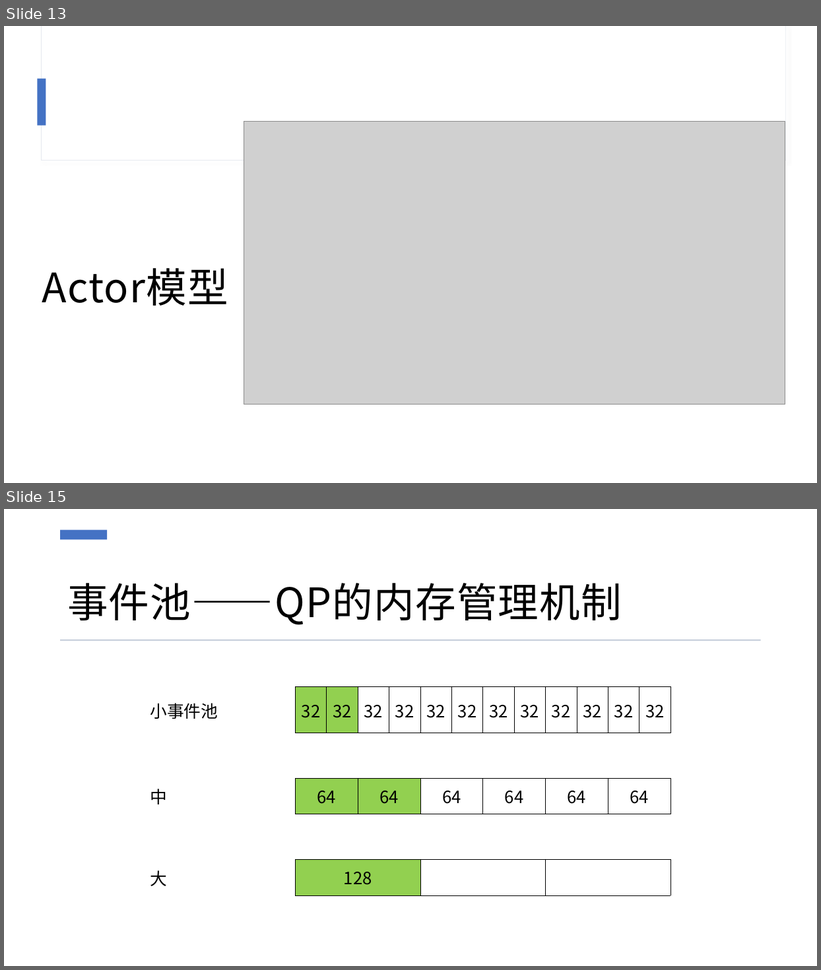
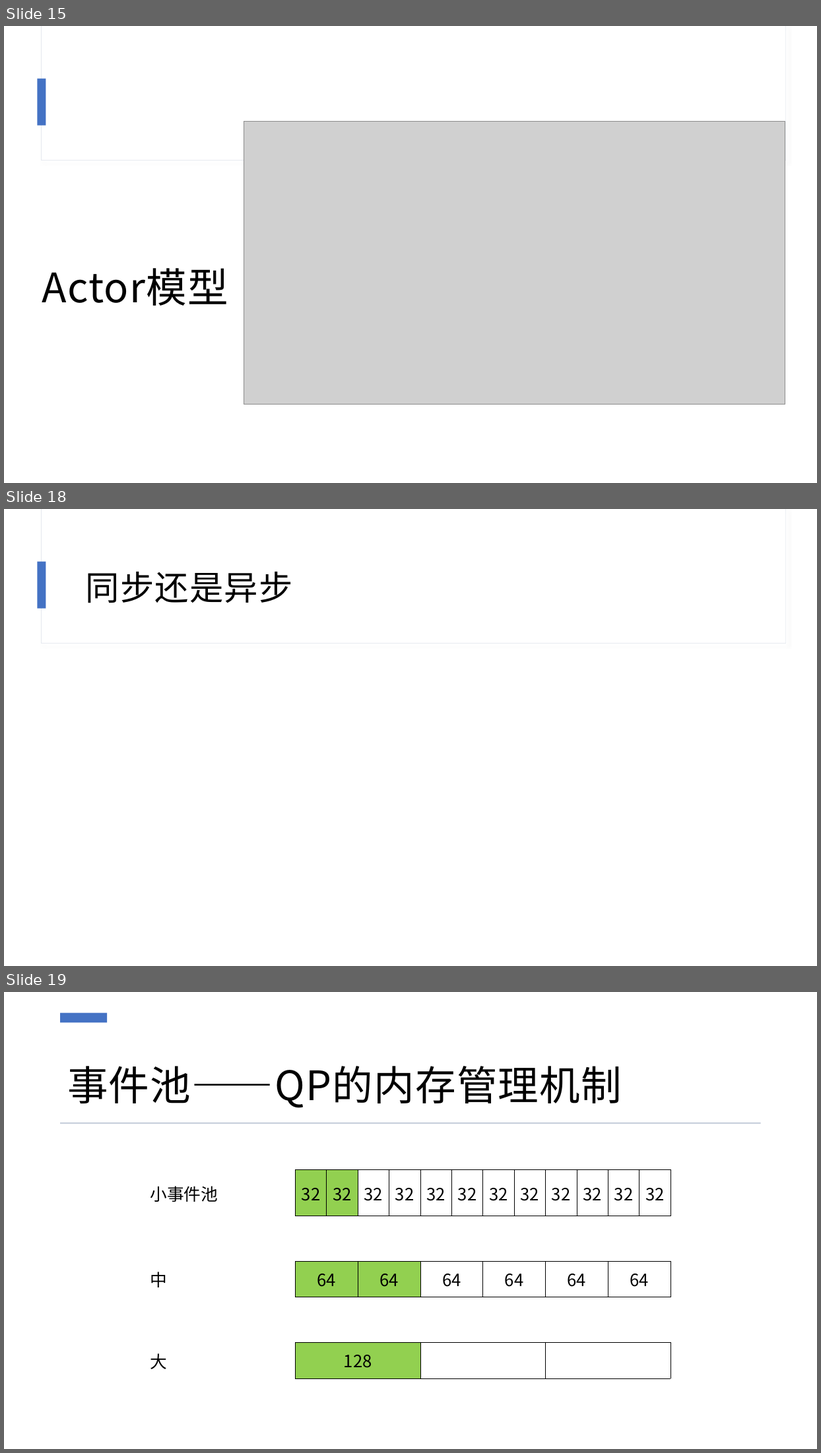
Before and after one commit to dreamdongbei/qpc-study, a slide deck: 资料/PPT.pptx. Shown one above the other, each under a label of ours: slides 13 and 15 before the commit, slides 15, 18 and 19 after it; the slides between them are not shown. The pictures are 821x970 and 821x1453 pixels, drawn with LibreOffice and Linux fonts; fonts in the diff are those of the drawing; grey boxes stand for pictures. Boxes give left, top, right and bottom in pixels: in the first picture for what was removed or moved away, otherwise in the second. Text is boxed around its words. In the diff, an @@ line names an element or a change of style, - is before the commit and + after.

```diff
--- a/资料/PPT.pptx
+++ b/资料/PPT.pptx
@@ slide 18 added at bbox=[4, 509, 817, 966], background #FFFFFF; not listed: 3 template elements that a slide beside it also shows @@
@@ title added at bbox=[86, 572, 293, 603], 40 pt, text #000000 @@
+同步还是异步
@@ what was slide 13 is now slide 15 @@
@@ what was slide 15 is now slide 19 @@
```
Also in this commit, not shown: 1 slide changed, 3 other slides added.
